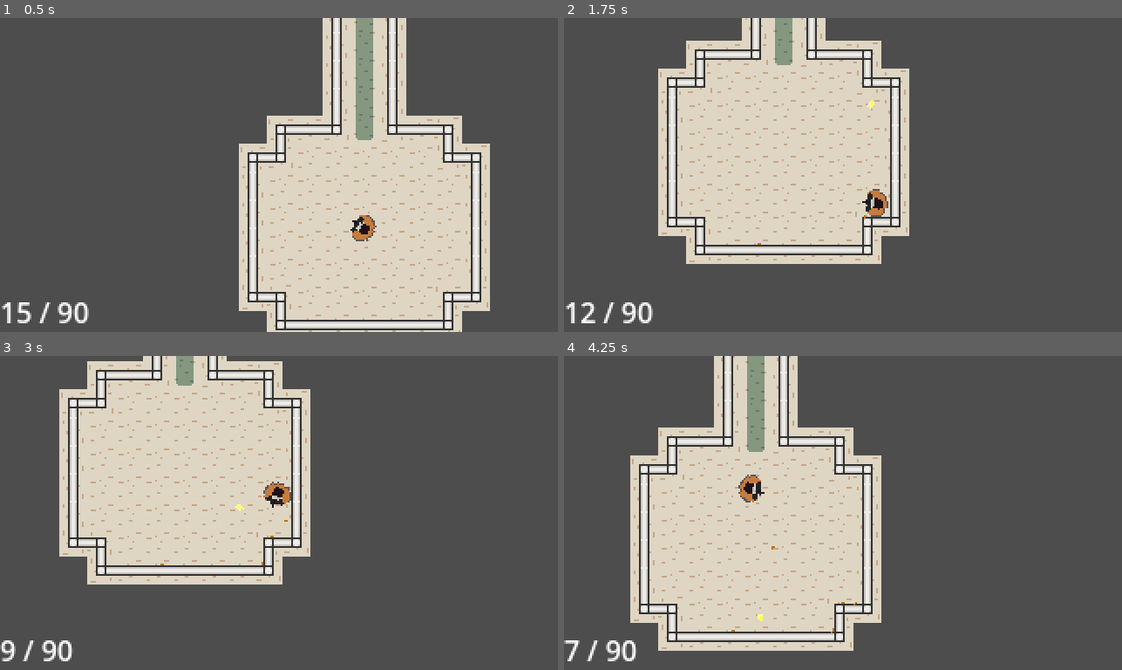
Above: before the commit, frames 1-4 (two rows, left to right).
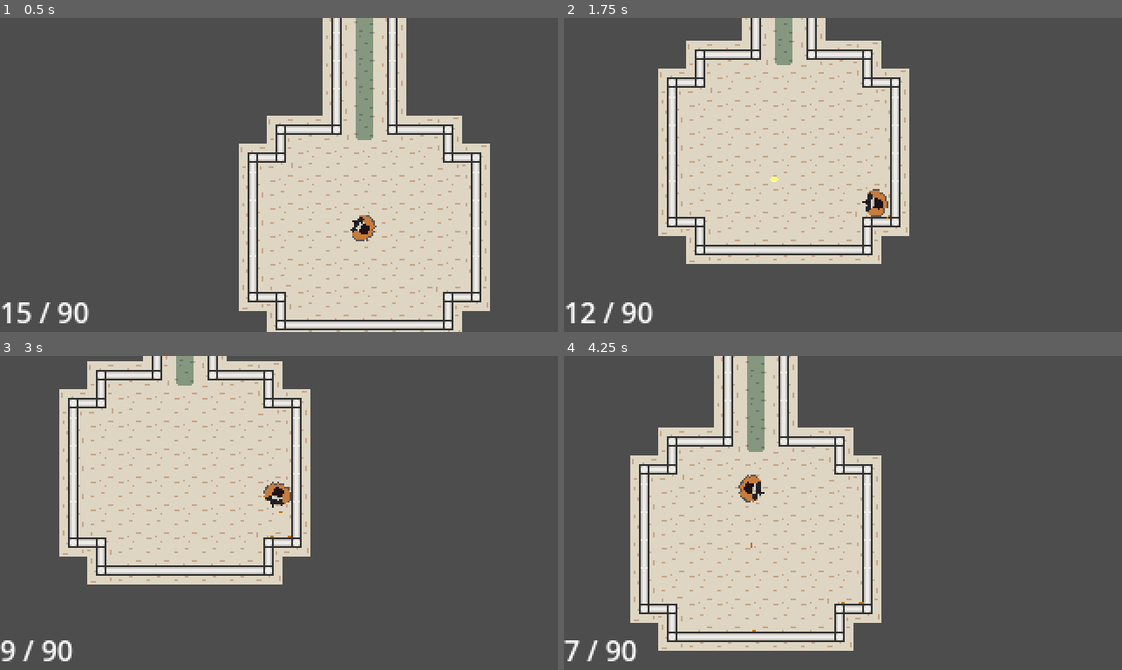
Above: after the commit, the same moments.

Repository: Roblox-Messiah/Project_2
Game: Godot game, scene res://scenes/levels/room.tscn
Two runs of this game, one before a commit and one after it. Both use one fixed random seed, a clock stepped at 60 frames per second and the inputs below.
Inputs (mouse positions are in pixels of both pictures, inside the frame that each line leads up to):
- Up to frame 1 (0.5 s): no input
- Up to frame 2 (1.75 s): move the mouse to (965, 159) at 0.52 s; press the mouse at (965, 159) at 0.53 s; hold D (move_right) 0.53-1.28 s; move the mouse to (731, 190) at 1.27 s; release the mouse at (731, 190) at 1.28 s; hold S (move_down) from 1.28 s (still down); tap E (Interact) at 1.35 s; click (731, 190) at 1.55 s
- Up to frame 3 (3 s): move the mouse to (334, 443) at 2.02 s; release S (move_down) at 2.03 s; press the mouse at (334, 443) at 2.03 s; hold D (move_right) 2.03-2.78 s; move the mouse to (251, 575) at 2.77 s; release the mouse at (251, 575) at 2.78 s; hold W (move_up) from 2.78 s (still down); click (251, 575) at 2.85 s
- Up to frame 4 (4.25 s): move the mouse to (1010, 560) at 3.52 s; release W (move_up) at 3.53 s; press the mouse at (1010, 560) at 3.53 s; hold A (move_left) from 3.53 s (still down); tap E (Interact) at 3.6 s; tap R (reload) at 4.15 s

Frame 1 is identical in both runs. In frame 2, less than 0.1% of the frame differs, in the area x 34-59%, y 26-73%; in frame 3, less than 0.1%; in frame 4, less than 0.1%, in the area x 30-54%, y 59-89%.

Commit message:
zombie detection broken

Diff:
--- a/project.godot
+++ b/project.godot
@@ -29,6 +29,7 @@
 enemies=""
 Player=""
 gun=""
+ui=""
 
 [input]
 
@@ -67,6 +68,11 @@
 "events": [Object(InputEventKey,"resource_local_to_scene":false,"resource_name":"","device":-1,"window_id":0,"alt_press …(192 unchanged characters)…
 ]
 }
+switch_weapons={
+"deadzone": 0.2,
+"events": [Object(InputEventKey,"resource_local_to_scene":false,"resource_name":"","device":-1,"window_id":0,"alt_pressed":false,"shift_pressed":false,"ctrl_pressed":false,"meta_pressed":false,"pressed":false,"keycode":0,"physical_keycode":81,"key_label":0,"unicode":113,"location":0,"echo":false,"script":null)
+]
+}
 
 [layer_names]
 
--- a/scenes/UI/AmmoUI.tscn
+++ b/scenes/UI/AmmoUI.tscn
@@ -2,7 +2,7 @@
 
 [ext_resource type="Script" uid="uid://c6213fnejpiy" path="res://scripts/UI/ammoUI.gd" id="1_054kq"]
 
-[node name="AmmoUi" type="Node2D"]
+[node name="AmmoUi" type="Node2D" groups=["ui"]]
 
 [node name="CanvasLayer" type="CanvasLayer" parent="."]
 script = ExtResource("1_054kq")
--- a/scenes/enimies/zombie/zombie.tscn
+++ b/scenes/enimies/zombie/zombie.tscn
@@ -16,6 +16,7 @@
 
 [node name="zombie" type="CharacterBody2D" groups=["enemies"]]
 collision_layer = 3
+collision_mask = 17
 platform_floor_layers = 4294967040
 script = ExtResource("1_roy8y")
 knockback_distance = 5.0
@@ -31,6 +32,9 @@
 [node name="CollisionShape2D2" type="CollisionShape2D" parent="Detection"]
 shape = SubResource("CircleShape2D_eseir")
 debug_color = Color(0.182678, 0.639348, 0.190915, 0.42)
+
+[node name="RayCast2D" type="RayCast2D" parent="Detection"]
+collision_mask = 17
 
 [node name="hurt sound" type="AudioStreamPlayer2D" parent="."]
 stream = ExtResource("3_jmu02")
--- a/scenes/environment/indoors.tres
+++ b/scenes/environment/indoors.tres
@@ -591,7 +591,8 @@
 9:7/0 = 0
 
 [resource]
-physics_layer_0/collision_layer = 15
+physics_layer_0/collision_layer = 31
+physics_layer_0/collision_mask = 19
 terrain_set_0/mode = 0
 terrain_set_0/terrain_0/name = "walls"
 terrain_set_0/terrain_0/color = Color(0.5, 0.34375, 0.25, 1)
--- a/scenes/levels/room.tscn
+++ b/scenes/levels/room.tscn
@@ -65,7 +65,6 @@
 [node name="zombie7" parent="." instance=ExtResource("3_bxelx")]
 position = Vector2(682, -248)
 rotation = 1.56764
-scale = Vector2(1, 1)
 
 [node name="zombie8" parent="." instance=ExtResource("3_bxelx")]
 position = Vector2(224, -149)
@@ -80,7 +79,7 @@
 [node name="AmmoUi" parent="." instance=ExtResource("6_3pgh2")]
 
 [node name="RiflePickup" parent="." instance=ExtResource("7_bxelx")]
-position = Vector2(357, -176)
+position = Vector2(188, 257)
 scale = Vector2(0.250272, 0.250272)
 
 [node name="TileMap" type="TileMap" parent="."]
--- a/scenes/player/player.tscn
+++ b/scenes/player/player.tscn
@@ -3,15 +3,16 @@
 [ext_resource type="Script" uid="uid://biyaw15byj4ne" path="res://scripts/player/player.gd" id="1_onrkg"]
 [ext_resource type="Script" uid="uid://ccg5yuhv6vd4p" path="res://scripts/UX/marker_2d.gd" id="2_hqtel"]
 [ext_resource type="Texture2D" uid="uid://nwaffuk8cb6b" path="res://Art/player/player_pistol.png" id="2_i3pqv"]
-[ext_resource type="PackedScene" uid="uid://bsfwqgbb23y6j" path="res://scenes/weapons/gun.tscn" id="3_i3pqv"]
 [ext_resource type="AudioStream" uid="uid://c711t2yvuw4dp" path="res://sounds/damage/hit/player hit.mp3" id="5_2hs0m"]
 [ext_resource type="AudioStream" uid="uid://vxmux767ony7" path="res://sounds/damage/death/meat_slam.mp3" id="6_1jxqw"]
+[ext_resource type="PackedScene" uid="uid://bsfwqgbb23y6j" path="res://scenes/weapons/gun.tscn" id="6_75vfm"]
 
 [sub_resource type="CircleShape2D" id="CircleShape2D_v321d"]
 radius = 8.0
 
 [node name="Player" type="CharacterBody2D" groups=["player"]]
 y_sort_enabled = true
+collision_mask = 17
 platform_floor_layers = 4294967040
 script = ExtResource("1_onrkg")
 knockback_distance = 10.0
@@ -26,9 +27,6 @@
 [node name="CollisionShape2D" type="CollisionShape2D" parent="."]
 shape = SubResource("CircleShape2D_v321d")
 
-[node name="gun" parent="." instance=ExtResource("3_i3pqv")]
-rotation = 1.5708
-
 [node name="player_hurt_sound" type="AudioStreamPlayer2D" parent="."]
 stream = ExtResource("5_2hs0m")
 volume_db = -5.0
@@ -39,3 +37,9 @@
 volume_db = -9.0
 
 [node name="WeaponHolder" type="Node2D" parent="."]
+rotation = 1.5708
+
+[node name="gun" parent="WeaponHolder" instance=ExtResource("6_75vfm")]
+
+[node name="InvincibilityTimer" type="Timer" parent="."]
+one_shot = true
--- a/scenes/weapons/assault_rifle.tscn
+++ b/scenes/weapons/assault_rifle.tscn
@@ -9,14 +9,10 @@
 [node name="assault_rifle" type="Node2D" groups=["gun"]]
 script = ExtResource("1_el8vo")
 
-[node name="gun" type="Sprite2D" parent="."]
+[node name="assault_rifle" type="Sprite2D" parent="."]
 
 [node name="Marker2D" type="Marker2D" parent="."]
 position = Vector2(9, 0)
-
-[node name="m16_shoot" type="AudioStreamPlayer2D" parent="."]
-stream = ExtResource("2_14wsr")
-volume_db = -15.0
 
 [node name="Timer" type="Timer" parent="."]
 wait_time = 0.1
@@ -24,6 +20,10 @@
 
 [node name="ReloadTimer" type="Timer" parent="."]
 wait_time = 1.8
+
+[node name="m16_shoot" type="AudioStreamPlayer2D" parent="."]
+stream = ExtResource("2_14wsr")
+volume_db = -15.0
 
 [node name="m16_empty_sound" type="AudioStreamPlayer2D" parent="."]
 stream = ExtResource("3_e1nc6")
@@ -33,7 +33,7 @@
 stream = ExtResource("4_e1nc6")
 volume_db = -3.0
 
-[node name="M16_reload_empty_sound" type="AudioStreamPlayer2D" parent="."]
+[node name="m16_reload_empty_sound" type="AudioStreamPlayer2D" parent="."]
 stream = ExtResource("5_61psk")
 volume_db = -3.0
 
--- a/scenes/weapons/bullets/bullet.tscn
+++ b/scenes/weapons/bullets/bullet.tscn
@@ -8,7 +8,7 @@
 
 [node name="bullet" type="CharacterBody2D"]
 collision_layer = 2
-collision_mask = 14
+collision_mask = 30
 script = ExtResource("2_t4vbm")
 
 [node name="bullet" type="Sprite2D" parent="."]
--- a/scenes/weapons/bullets/bullet_casing.tscn
+++ b/scenes/weapons/bullets/bullet_casing.tscn
@@ -8,6 +8,7 @@
 
 [node name="bullet_casing" type="RigidBody2D"]
 collision_layer = 4
+collision_mask = 17
 script = ExtResource("1_xhqiy")
 
 [node name="Sprite2D" type="Sprite2D" parent="."]
--- a/scenes/weapons/bullets/rifle_bullet.tscn
+++ b/scenes/weapons/bullets/rifle_bullet.tscn
@@ -8,7 +8,7 @@
 
 [node name="bullet" type="CharacterBody2D"]
 collision_layer = 2
-collision_mask = 14
+collision_mask = 30
 script = ExtResource("1_he37x")
 damage = 40
 
--- a/scenes/weapons/gun.tscn
+++ b/scenes/weapons/gun.tscn
@@ -24,6 +24,7 @@
 
 [node name="ReloadTimer" type="Timer" parent="."]
 wait_time = 1.5
+one_shot = true
 
 [node name="empty sound" type="AudioStreamPlayer2D" parent="."]
 stream = ExtResource("3_mfrst")
--- a/scripts/UX/marker_2d.gd
+++ b/scripts/UX/marker_2d.gd
@@ -2,5 +2,5 @@
 
 
 
-func _process(delta: float) -> void:
+func _process(_delta: float) -> void:
 	look_at(get_global_mouse_position())
--- a/scripts/enimies/zombie/zombie.gd
+++ b/scripts/enimies/zombie/zombie.gd
@@ -5,15 +5,16 @@
 var target = null
 var speed = 20
 var health = 100
-const BLOOD_PARTICLES = preload("res://scenes/particles/blood_particles.tscn")
 
 # --- RESOURCES ---
 const DEAD_TEXTURE = preload("res://Art/enemies/enemy_1/enemy_1_dead.png")
 const DAMAGE_TEXTURE = preload("res://Art/enemies/enemy_1/enemy_1_damage.png")
+const BLOOD_PARTICLES = preload("res://scenes/particles/blood_particles.tscn")
 
 # --- PRIVATE VARIABLES ---
 var original_texture: Texture2D
 var player_in_attack_range = false
+var has_seen := false
 
 # --- NODE REFERENCES ---
 @onready var hurt_sound = $"hurt sound"
@@ -22,32 +23,37 @@
 @onready var collision_shape_2d = $CollisionShape2D
 @onready var attack_area = $AttackArea
 @onready var attack_cooldown = $AttackCooldown
+@onready var raycast = $Detection/RayCast2D
 
 
-
+# --- GODOT FUNCTIONS ---
 func _ready():
-	# Store the zombie's default texture when it's created
 	original_texture = sprite_2d.texture
-
-	# Connect the AttackArea signals to their functions
 	attack_area.body_entered.connect(_on_attack_area_body_entered)
 	attack_area.body_exited.connect(_on_attack_area_body_exited)
 
-func _physics_process(delta: float) -> void:
+func _physics_process(_delta: float) -> void:
 	if target == null:
 		return
 
-	# --- MOVEMENT ---
-	# The zombie will always try to move towards its target.
-	look_at(target.global_position)
-	var direction = global_position.direction_to(target.global_position)
-	velocity = direction * speed
-	move_and_slide()
+	# --- LINE OF SIGHT CHECK ---
+	raycast.target_position = to_local(target.global_position)
+	raycast.force_raycast_update()
+	var can_see_player = not raycast.is_colliding()
+	if not has_seen:
+		has_seen = can_see_player
 
 	# --- ATTACK LOGIC ---
-	# Independently, check if the player is in range and the cooldown is ready.
-	if player_in_attack_range and attack_cooldown.is_stopped():
+	# The zombie can only attack if it can see the player.
+	if can_see_player and player_in_attack_range and attack_cooldown.is_stopped():
 		attack(target)
+	elif has_seen:
+		# --- MOVEMENT LOGIC ---
+		# The zombie will always move towards the target, regardless of line of sight.
+		look_at(target.global_position)
+		var direction = global_position.direction_to(target.global_position)
+		velocity = direction * speed
+		move_and_slide()
 
 
 # --- SIGNAL CALLBACKS ---
@@ -64,39 +70,33 @@
 		player_in_attack_range = false
 
 
-# --- PUBLIC FUNCTIONS ---
+# --- PUBLIC & HELPER FUNCTIONS ---
 func attack(player):
-	attack_cooldown.start() # Start the attack cooldown timer
+	attack_cooldown.start()
 	if player.has_method("take_damage"):
-		# Deal 10 damage and tell the player where the attack came from
-		player.take_damage(20, global_position)
+		player.take_damage(10, global_position)
 
-# This function is 'async' to allow the use of 'await' for the damage effect timer
 func take_damage(amount: int, bullet):
-	# Return if the zombie is already dead/dying
 	if health <= 0:
 		return
 
 	health -= amount
 
-	# AGGRO LOGIC: If we don't have a target, the bullet's owner becomes our new target.
 	if target == null and "origin" in bullet and bullet.origin != null:
 		target = bullet.origin
 
 	if health <= 0:
 		# --- DEATH LOGIC ---
-		z_index = -1 # Move the dead body to a lower render layer
+		z_index = -1
 		set_physics_process(false)
 		collision_shape_2d.set_deferred("disabled", true)
 
-		# Rotate the sprite so its legs face the bullet that killed it.
 		var direction_to_bullet = global_position.direction_to(bullet.global_position)
 		sprite_2d.rotation = direction_to_bullet.angle() - (PI / 2)
 
 		sprite_2d.texture = DEAD_TEXTURE
 		death_sound.play()
 
-		# Fade out the body and then delete it.
 		var tween = create_tween()
 		tween.tween_property(sprite_2d, "modulate:a", 0.0, 10.0).set_delay(5.0)
 		tween.tween_callback(queue_free)
@@ -104,38 +104,19 @@
 	else:
 		# --- HURT LOGIC ---
 		hurt_sound.play()
-		# --- BLOOD SPRAY EFFECT ---
-		# Create an instance of the blood particle scene
+
 		var blood = BLOOD_PARTICLES.instantiate()
-
-		# Add it to the main game world
 		get_tree().root.add_child(blood)
-
-		# Position the effect at the character's location
 		blood.global_position = global_position
-
-		# Point the spray away from the attacker/bullet
 		var direction_from_attack = bullet.global_position.direction_to(global_position)
 		blood.rotation = direction_from_attack.angle()
-
-		# Start the particle emission
 		blood.emitting = true
 
-		# KNOCKBACK: Start the knockback animation
 		var knockback_direction = bullet.global_position.direction_to(global_position)
 		var target_position = global_position + (knockback_direction * knockback_distance)
 		var knockback_tween = create_tween()
 		knockback_tween.tween_property(self, "global_position", target_position, 0.1).set_ease(Tween.EASE_OUT)
 
-		# DAMAGE VISUALS: Swap sprite and flash color at the same time
-		sprite_2d.texture = DAMAGE_TEXTURE
 		var flash_tween = create_tween()
 		flash_tween.tween_property(sprite_2d, "modulate", Color(1.5, 1.5, 1.5, 1), 0.1)
 		flash_tween.tween_property(sprite_2d, "modulate", Color(1, 1, 1, 1), 0.1)
-
-		# Wait for the effect to be visible
-		await get_tree().create_timer(0.2).timeout
-
-		# Swap the texture back to the original if still alive
-		if health > 0:
-			sprite_2d.texture = original_texture
--- a/scripts/environment/door.gd
+++ b/scripts/environment/door.gd
@@ -19,7 +19,7 @@
 	if locked_texture:
 		sprite_2d.texture = locked_texture
 
-func _process(delta):
+func _process(_delta):
 	# Every frame, check if the player is in the area and presses the interact button
 	if player_in_area and Input.is_action_just_pressed("Interact"):
 		# Check if the player has the key
--- a/scripts/player/player.gd
+++ b/scripts/player/player.gd
@@ -6,7 +6,7 @@
 var current_weapon_node = null
 @onready var rotation_pivot = $Marker2D
 @onready var collision_shape_2d = $CollisionShape2D # Get a reference to the collision shape
-
+@onready var invincibility_timer = $InvincibilityTimer
 @onready var hurt_sound = $player_hurt_sound
 @onready var death_sound = $player_death_sound
 const DEAD_TEXTURE = preload("res://Art/player/player_dead.png")
@@ -25,69 +25,77 @@
 func _ready() -> void:
 	equip_weapon(PISTOL_SCENE)
 
-func _physics_process(delta: float) -> void:
+func _physics_process(_delta: float) -> void:
 	# --- MOVEMENT ---
 	var direction = Input.get_vector("move_left", "move_right", "move_up", "move_down") # Get directional input
 	velocity = direction * 80 # Set the player's speed
 	move_and_slide()
 
 func take_damage(amount: int, attacker_position: Vector2):
+	# 1. If the player is already invincible or dead, do nothing.
+	if not invincibility_timer.is_stopped() or health <= 0:
+		return
+
+	# 2. Subtract health first to see if this hit is fatal.
 	health -= amount
-	took_damage.emit() # Announce that damage was taken
-	hurt_sound.play()
+	print("Player was hit! Health is now: ", health)
 
-	# --- BLOOD SPRAY EFFECT ---
-	# Create an instance of the blood particle scene
-	var blood = BLOOD_PARTICLES.instantiate()
-
-	# Add it to the main game world
-	get_tree().root.add_child(blood)
-
-	# Position the effect at the character's location
-	blood.global_position = global_position
-
-	# Point the spray away from the attacker/bullet
-	var direction_from_attack = attacker_position.direction_to(global_position)
-	blood.rotation = direction_from_attack.angle()
-
-	# Start the particle emission
-	blood.emitting = true
-
-	# --- DAMAGE FLASH ---
-	var damage_tween = create_tween()
-	damage_tween.tween_property(sprite_2d, "modulate", Color(2, 1, 1, 1), 0.1) # Flash to a bright red tint over 0.1 seconds
-	damage_tween.tween_property(sprite_2d, "modulate", Color(1, 1, 1, 1), 0.1) # Animate back to the normal color over 0.1 seconds
-
-	# --- KNOCKBACK ---
-	var knockback_direction = attacker_position.direction_to(global_position)
-	var target_position = global_position + (knockback_direction * knockback_distance)
-
-	var knockback_tween = create_tween()
-	knockback_tween.tween_property(self, "global_position", target_position, 0.2).set_ease(Tween.EASE_OUT)
-
+	# 3. Check if the player has died.
 	if health <= 0:
+		# --- DEATH LOGIC ---
+		# Only run the death sequence.
 		death_sound.play()
 		z_index = -1 # Move the dead body to a lower render layer
 
-		# 1. Disable player controls and movement.
 		set_physics_process(false)
-		rotation_pivot.set_process(false)
+		if rotation_pivot: # Check if the node exists before using it
+			rotation_pivot.set_process(false)
 
-		# 2. Disable the collision shape so enemies don't get stuck on the body.
 		collision_shape_2d.set_deferred("disabled", true)
 		if current_weapon_node:
 			current_weapon_node.set_process(false)
 
-		# 3. Change to the dead player sprite.
 		sprite_2d.texture = DEAD_TEXTURE
 		var direction_to_attacker = global_position.direction_to(attacker_position)
 		rotation = direction_to_attacker.angle() - (PI / 2)
 
-		# 4. Wait for 2 seconds before restarting.
+		# Use 'await' to wait for the timer without needing 'async'
 		await get_tree().create_timer(2.0).timeout
+		get_tree().reload_current_scene()
 
-		# 5. Reload the entire scene to restart the level.
-		get_tree().reload_current_scene()
+	else:
+		# --- HURT LOGIC ---
+		# The player was hurt but is still alive. Run all hurt effects.
+
+		# A. Start the invincibility timer.
+		invincibility_timer.start()
+
+		# B. Play the hurt sound and emit the signal.
+		hurt_sound.play()
+		took_damage.emit()
+
+		# C. Create all visual and physics effects.
+
+		# BLOOD SPRAY
+		var blood = BLOOD_PARTICLES.instantiate()
+		get_tree().root.add_child(blood)
+		blood.global_position = global_position
+		var direction_from_attack = attacker_position.direction_to(global_position)
+		blood.rotation = direction_from_attack.angle()
+		blood.emitting = true
+
+		# DAMAGE FLASH (Combined Red Tint + Invincibility Blink)
+		var flash_tween = create_tween().set_loops(2) # Loop the flash twice for invincibility
+		# Flash to a bright red tint
+		flash_tween.tween_property(sprite_2d, "modulate", Color(2, 1, 1, 0.3), 0.25)
+		# Animate back to the normal color
+		flash_tween.tween_property(sprite_2d, "modulate", Color(1, 1, 1, 1), 0.25)
+
+		# KNOCKBACK
+		var knockback_direction = attacker_position.direction_to(global_position)
+		var target_position = global_position + (knockback_direction * knockback_distance)
+		var knockback_tween = create_tween()
+		knockback_tween.tween_property(self, "global_position", target_position, 0.2).set_ease(Tween.EASE_OUT)
 
 func equip_weapon(weapon_scene):
 	if current_weapon_node: # gets rid of weapon if there is one
--- a/scripts/weapons/assault_rifle.gd
+++ b/scripts/weapons/assault_rifle.gd
@@ -8,7 +8,7 @@
 @onready var shoot_sound = $m16_shoot
 @onready var empty_sound = $m16_empty_sound
 @onready var reload_sound = $m16_reload_sound
-@onready var reload_empty_sound = $M16_reload_empty_sound
+@onready var reload_empty_sound = $m16_reload_empty_sound
 @onready var fire_rate_timer = $Timer
 @onready var reload_timer = $ReloadTimer
 @onready var muzzle = $Marker2D
@@ -30,7 +30,7 @@
 	ammo_changed.emit(current_ammo, reserve_ammo)
 
 
-func _process(delta: float) -> void:
+func _process(_delta: float) -> void:
 	look_at(get_global_mouse_position())
 
 	# --- Shooting Logic ---
--- a/scripts/weapons/bullets/bullet.gd
+++ b/scripts/weapons/bullets/bullet.gd
@@ -5,7 +5,7 @@
 
 @export var damage: int = 20 # Default pistol damage
 
-func _physics_process(delta: float) -> void:
+func _physics_process(_delta: float) -> void:
 	# Set the velocity to move the bullet forward along its current rotation.
 	velocity = transform.x * SPEED
 
--- a/scripts/weapons/gun.gd
+++ b/scripts/weapons/gun.gd
@@ -24,7 +24,6 @@
 # This signal tells the UI when to update
 signal ammo_changed(current, reserve)
 
-
 func _ready():
 	# --- DEBUGGING CODE ---
 	print("--- DEBUGGING GUN SCENE ---")
@@ -38,13 +37,12 @@
 	current_ammo = magazine_size
 	ammo_changed.emit(current_ammo, reserve_ammo)
 
-
-func _process(delta: float) -> void:
+func _process(_delta: float) -> void:
 	look_at(get_global_mouse_position())
 
 	# --- Shooting Logic ---
-	if Input.is_action_pressed("shoot") and fire_rate_timer.is_stopped():
-		if current_ammo > 0 and not is_reloading:
+	if Input.is_action_pressed("shoot") and fire_rate_timer.is_stopped() and not is_reloading:
+		if current_ammo > 0:
 			fire_rate_timer.start()
 			shoot_sound.play()
 
@@ -66,13 +64,13 @@
 			current_ammo -= 1
 			ammo_changed.emit(current_ammo, reserve_ammo)
 		else:
-			if Input.is_action_just_pressed("shoot") and not is_reloading:
+			# Play empty sound only once per trigger pull
+			if Input.is_action_just_pressed("shoot"):
 				empty_sound.play()
 
 	# --- Reloading logic ---
 	if Input.is_action_just_pressed("reload") and not is_reloading:
 		reload()
-
 
 func reload():
 	if current_ammo < magazine_size and reserve_ammo > 0:
@@ -87,7 +85,6 @@
 
 		reload_timer.start()
 
-
 func _on_reload_timer_timeout():
 	var ammo_needed = magazine_size - current_ammo
 	var ammo_to_move = min(ammo_needed, reserve_ammo)
